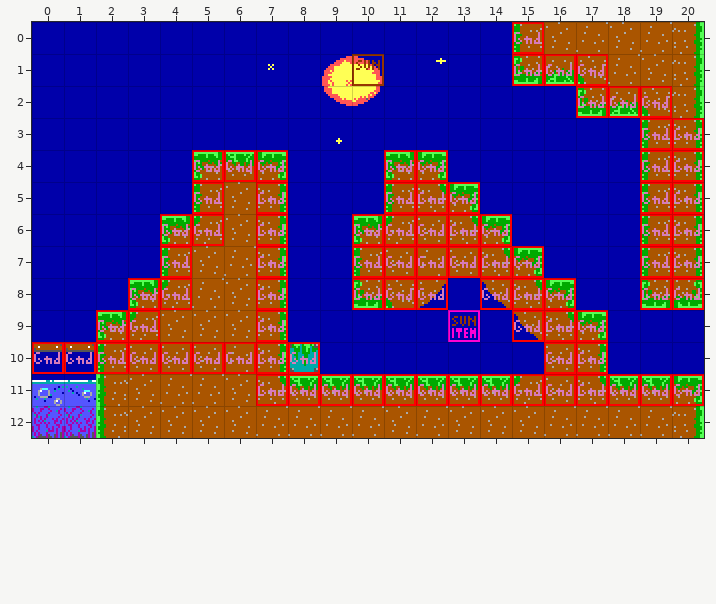
Level history. Tiled map: levels/0F04.tmx. That is the earlier state.
Cells are 16x16 px. Shown: x 0..20, y 0..12.
The result:
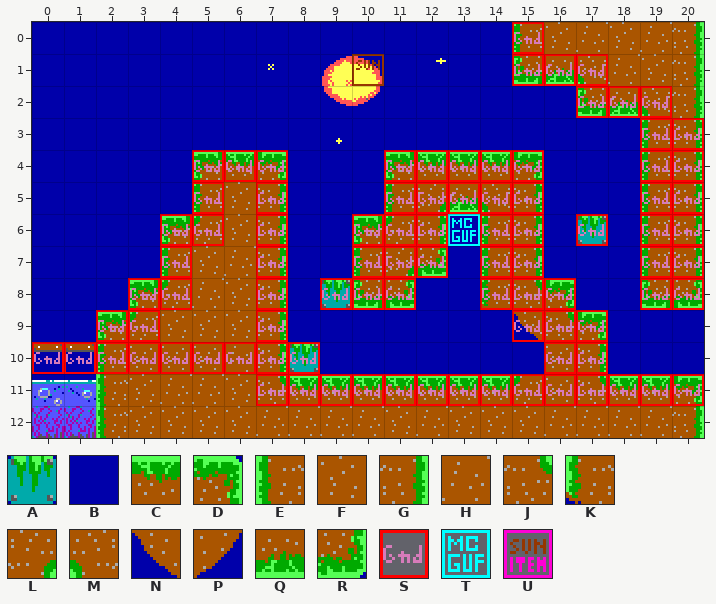
Key: from "Tileset": A 41, B 44, C 82, D 83, E 101, F 102, G 103, H 122, J 123, K 141, L 161, M 162, N 164, P 165, Q 182, R 183; from "obj_layer": S 1, T 6, U 12.
_ is an empty cell, . an unchanged one.
The exact change:
--- layer "bg"
@@ x 9..17 @@
- 4 ...DBBB..
- 5 ...JDBB..
- 6 ...FJDB.B
- 7 ..FHFJD..
- 8 B.MP.N...
+ 4 ...CCCD..
+ 5 ...LQMG..
+ 6 ...GBEG.A
+ 7 ..LRBEG..
+ 8 A.RB.K...
--- layer "col"
@@ x 9..17 @@
- 4 ....___..
- 5 .....__..
- 6 ....S._._
- 7 ....S....
- 8 _..S.....
- 9 ....U....
+ 4 ....SSS..
+ 5 .....SS..
+ 6 ....T.S.S
+ 7 ...._....
+ 8 S.._.....
+ 9 ...._....
